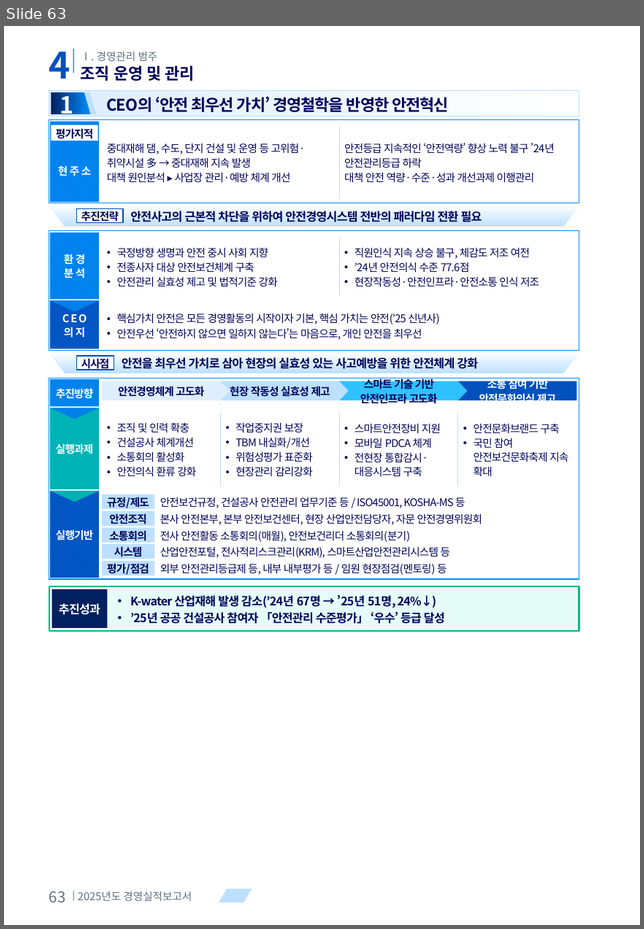
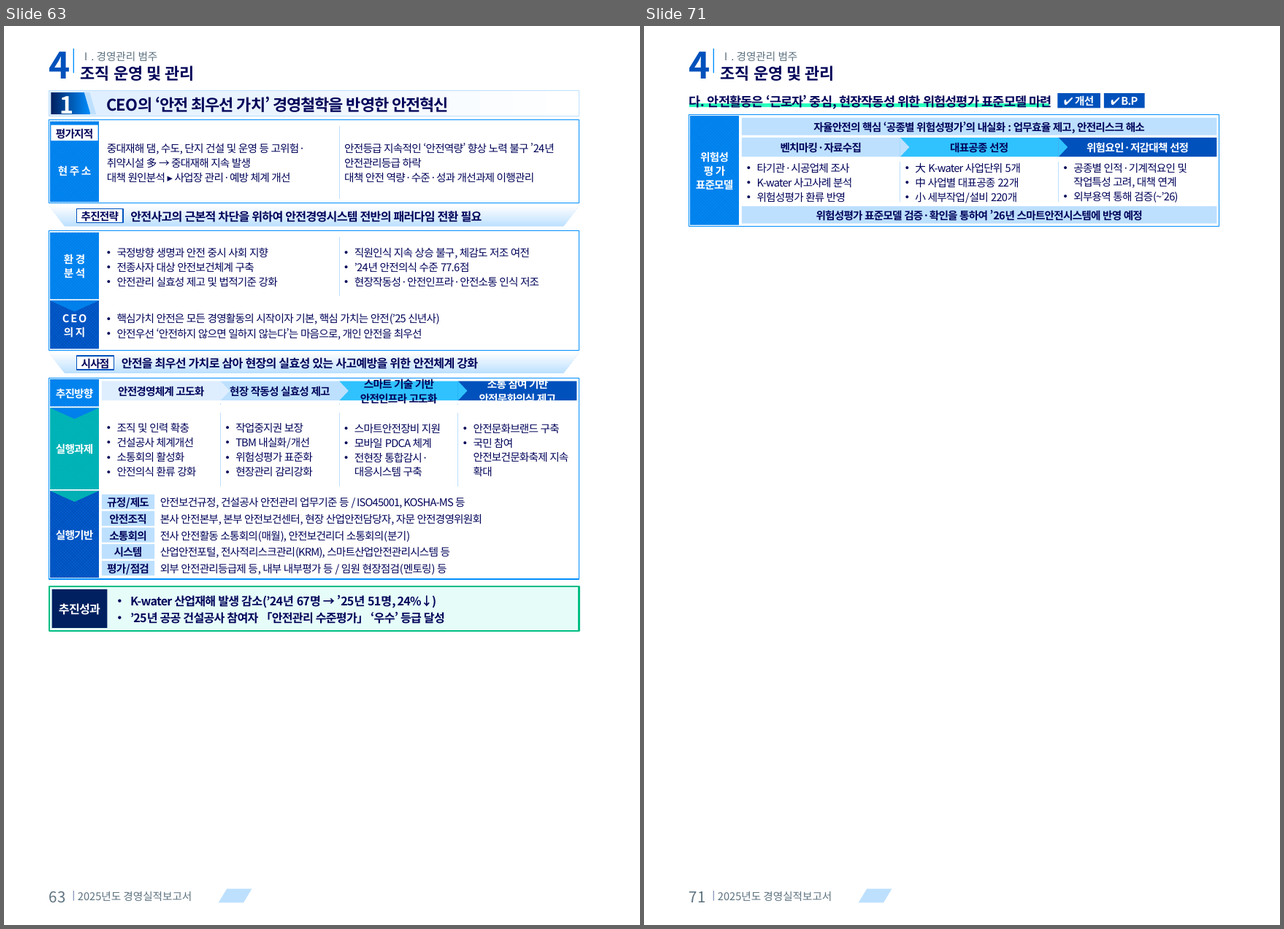
Before and after one commit to khjlsi-creator/claude, a slide deck: korad-경영평가-ppt/KORAD_경영평가_레이아웃_템플릿_A4세로.pptx. Shown side by side, each under a label of ours: slide 63 before the commit, slides 63 and 71 after it; the slides between them are not shown. The pictures are 644x929 and 1284x929 pixels, drawn with LibreOffice and Linux fonts; fonts in the diff are those of the drawing. Boxes give left, top, right and bottom in pixels: in the first picture for what was removed or moved away, otherwise in the second. Text is boxed around its words. In the diff, an @@ line names an element or a change of style, - is before the commit and + after.

```diff
--- a/korad-경영평가-ppt/KORAD_경영평가_레이아웃_템플릿_A4세로.pptx
+++ b/korad-경영평가-ppt/KORAD_경영평가_레이아웃_템플릿_A4세로.pptx
@@ slide 71 added at box(644, 26, 1280, 925), background #FFFFFF; not listed: 3 template elements that a slide beside it also shows @@
@@ text added at box(689, 52, 710, 79), 34 pt, text #0051BC, bold @@
+4
@@ text added at box(721, 52, 798, 61), 10 pt, text #5D7280 @@
+Ⅰ. 경영관리 범주
@@ text added at box(721, 65, 835, 81), 15 pt, text #000359, bold @@
+조직 운영 및 관리
@@ rectangle added at box(689, 103, 1049, 108), fill #29FFBD @@
@@ text added at box(689, 93, 1052, 110), 12 pt, text #000359, bold @@
+다. 안전활동은 ‘근로자’ 중심, 현장작동성 위한 위험성평가 표준모델 마련
@@ rectangle added at box(1058, 93, 1100, 108), fill #0051BC @@
@@ text added at box(1075, 95, 1094, 108), 10 pt, text #FFFFFF, bold @@
+✔ 개선
@@ rectangle added at box(1104, 93, 1145, 108), fill #0051BC @@
@@ text added at box(1121, 97, 1137, 108), 10 pt, text #FFFFFF, bold @@
+✔ B.P
@@ rectangle added at box(689, 114, 1219, 227), fill #FFFFFF, outline #008EFF 0.75 pt @@
@@ rectangle added at box(690, 116, 740, 225), fill pattern #0990FF on #0080EA @@
@@ rectangle added at box(742, 117, 1217, 136), fill #BDE0FF @@
@@ text added at box(813, 122, 1145, 133), 10 pt, text #000359, bold @@
+자율안전의 핵심 ‘공종별 위험성평가’의 내실화 : 업무효율 제고, 안전리스크 해소
@@ text added at box(696, 152, 733, 190), 10 pt, text #FFFFFF, bold @@
+위험성
+평 가
+표준모델
@@ rectangle added at box(742, 138, 900, 157), fill #BDE0FF @@
@@ text added at box(781, 142, 862, 153), 10 pt, text #000359, bold @@
+벤치마킹·자료수집
@@ rectangle added at box(900, 138, 1059, 157), fill #30C2FF @@
@@ freeform shape added at box(900, 138, 909, 157), fill #BDE0FF @@
@@ text added at box(950, 142, 1008, 153), 10 pt, text #000359, bold @@
+대표공종 선정
@@ rectangle added at box(1059, 138, 1217, 157), fill #0051BC @@
@@ freeform shape added at box(1059, 138, 1067, 157), fill #30C2FF @@
@@ text added at box(1086, 142, 1189, 153), 10 pt, text #FFFFFF, bold @@
+위험요인·저감대책 선정
@@ text added at box(757, 163, 852, 202), 10 pt, text #000359 @@
+• 타기관·시공업체 조사
+• K-water 사고사례 분석
+• 위험성평가 환류 반영
@@ line added from (900, 161) to (900, 202), #BDE0FF 0.75 pt @@
@@ text added at box(915, 163, 1021, 203), 10 pt, text #000359 @@
+• 大 K-water 사업단위 5개
+• 中 사업별 대표공종 22개
+• 小 세부작업/설비 220개
@@ line added from (1059, 161) to (1059, 202), #BDE0FF 0.75 pt @@
@@ text added at box(1073, 163, 1187, 203), 10 pt, text #000359 @@
+• 공종별 인적·기계적요인 및 작업특성 고려, 대책 연계
+• 외부용역 통해 검증(~’26)
@@ rectangle added at box(742, 206, 1217, 224), fill #BDE0FF @@
@@ text added at box(816, 210, 1143, 221), 10 pt, text #000359, bold @@
+위험성평가 표준모델 검증·확인을 통하여 ’26년 스마트안전시스템에 반영 예정
@@ text added at box(689, 892, 706, 903), 14 pt, text #5D7280 @@
+71
@@ text added at box(718, 892, 832, 901), 10 pt, text #5D7280 @@
+2025년도 경영실적보고서
```
Also in this commit, not shown: 12 other slides added, 3 other files.
